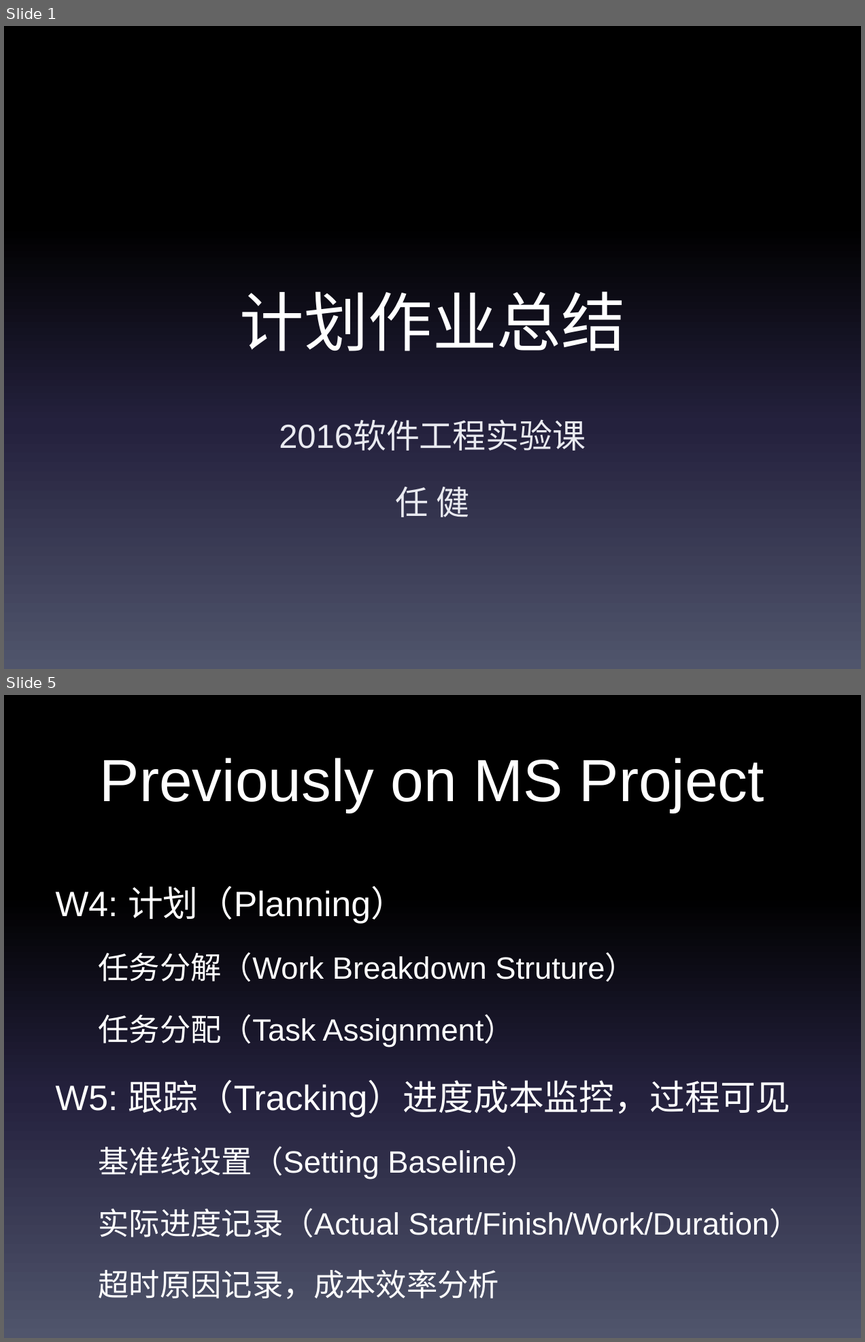
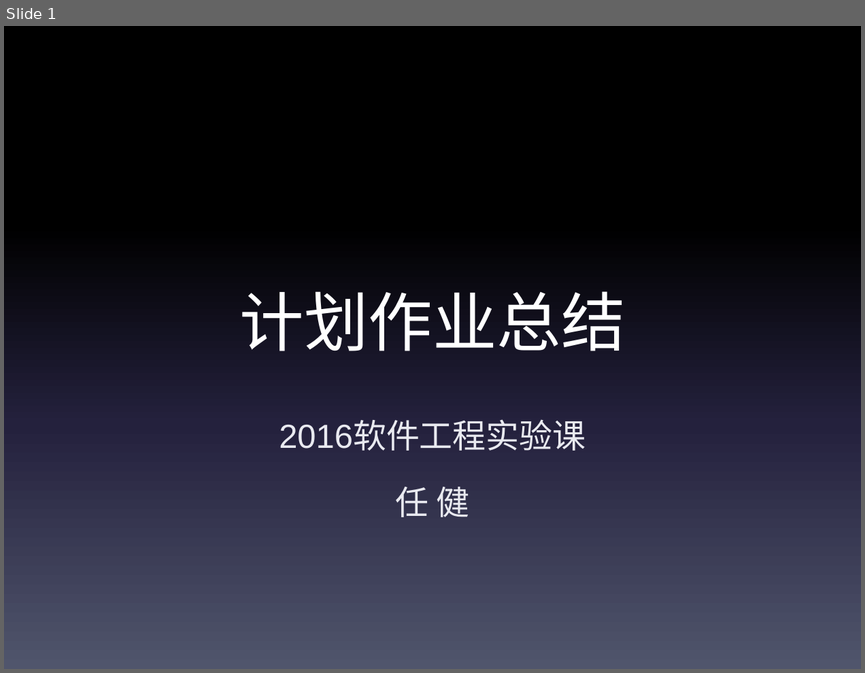
Before and after one commit to bhsei/ppt, a slide deck: 2016/计划书总结.pptx. Shown one above the other, each under a label of ours: slides 1 and 5 before the commit, slide 1 after it; the slides between them are not shown. The pictures are 865x1342 and 865x673 pixels, drawn with LibreOffice and Linux fonts; fonts in the diff are those of the drawing. Boxes give left, top, right and bottom in pixels: in the first picture for what was removed or moved away, otherwise in the second. Text is boxed around its words. In the diff, an @@ line names an element or a change of style, - is before the commit and + after.

```diff
--- a/2016/计划书总结.pptx
+++ b/2016/计划书总结.pptx
@@ slide 5 removed at [4,695,861,1338], background gradient #000000 to #24213E to #51566D @@
@@ title removed at [100,758,764,813] @@
-Previously on MS Project
@@ text removed at [56,886,801,1299] @@
-W4: 计划（Planning）
-  任务分解（Work Breakdown Struture）
-  任务分配（Task Assignment）
-W5: 跟踪（Tracking）进度成本监控，过程可见
-  基准线设置（Setting Baseline）
-  实际进度记录（Actual Start/Finish/Work/Duration）
-  超时原因记录，成本效率分析
```
Also in this commit, not shown: 1 slide added, 8 other slides removed.
